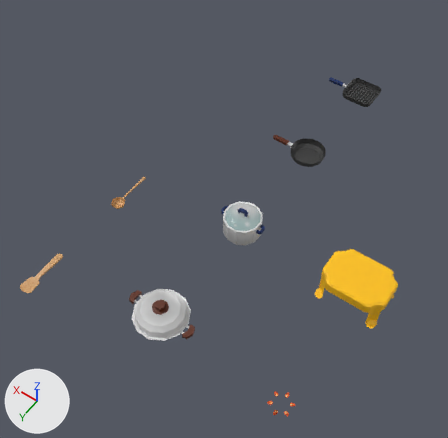
The Blender file assets/src/Cooking/Cookware.blend: old version first, new version second.
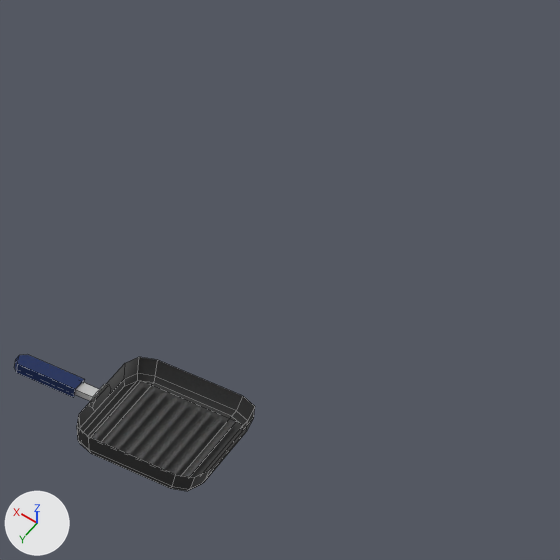
Old and new are each drawn whole from a camera (50 mm lens) standing at (-0.08, 0.8, 3.16) and looking at (1.46, -1.36, -0.23) and again close up on the part from 73% to 100% of the width and 0% to 28% of the height. The axes (+X, +Y, +Z) are drawn at lower left. The lights are the same throughout. The close-ups show mesh edges as thin lines.

In view in the first close-up: 'GrillPan'.
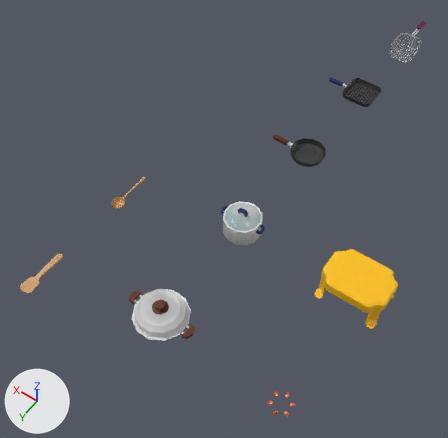
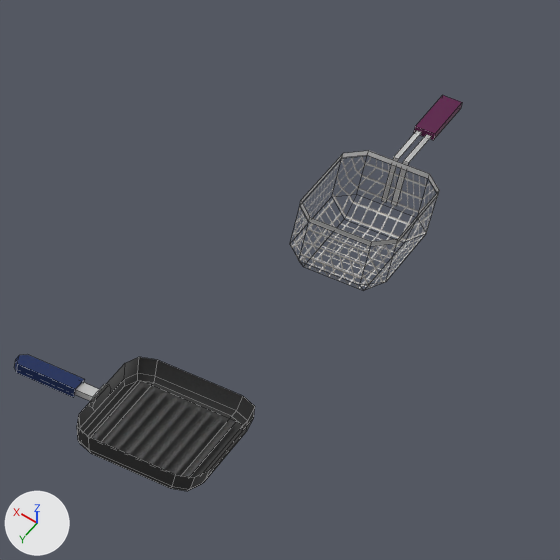
What differs and where, as boxes [x1, y1, x2, y2] in the close-ups (560 x 560 px):
'DeepFryerBasket', added: after [291, 95, 462, 290]
    faces in mat_stainlesssteelmesh (picture img_stainlesssteelmesh): [291, 156, 438, 290]
    faces in mat_stainlesssteel (picture img_stainlesssteel): [300, 131, 439, 246]
    faces in mat_purpleaccent (dark purple #590045): [413, 95, 462, 140]

Edits to the bpy script that builds the scene:
```text
Add img_stainlesssteelmesh:
    img_stainlesssteelmesh = load_image('StainlessSteelMesh', '_unpacked/StainlessSteelMesh.png', 64, 64, 'sRGB')
Add mat_purpleaccent:
    mat_purpleaccent = principled_material('PurpleAccent')
    mat_purpleaccent.base_color = (0.1, 0.0, 0.06)  # dark purple #590045
Add mat_stainlesssteelmesh:
    mat_stainlesssteelmesh = principled_material('StainlessSteelMesh')
    mat_stainlesssteelmesh.texture = img_stainlesssteelmesh  # with its transparency
Add me_cube_002:
    me_cube_002.from_pydata(...)  # 56 vertices, 34 faces; spans x -0.095..0.095, y -0.35..0.121, z -0.13..0.007
    me_cube_002.polygons.foreach_set('use_smooth', [True] * 34)
    # faces by material slot: [17, 12, 5]
    me_cube_002.materials.append(mat_stainlesssteelmesh)  # picture img_stainlesssteelmesh
    me_cube_002.materials.append(mat_stainlesssteel)  # picture img_stainlesssteel
    me_cube_002.materials.append(mat_purpleaccent)  # dark purple #590045
Add ob_deepfryerbasket:
    ob_deepfryerbasket = bpy.data.objects.new('DeepFryerBasket', me_cube_002)
    ob_deepfryerbasket.location = (1.2, -3.6, 0.0)
```
